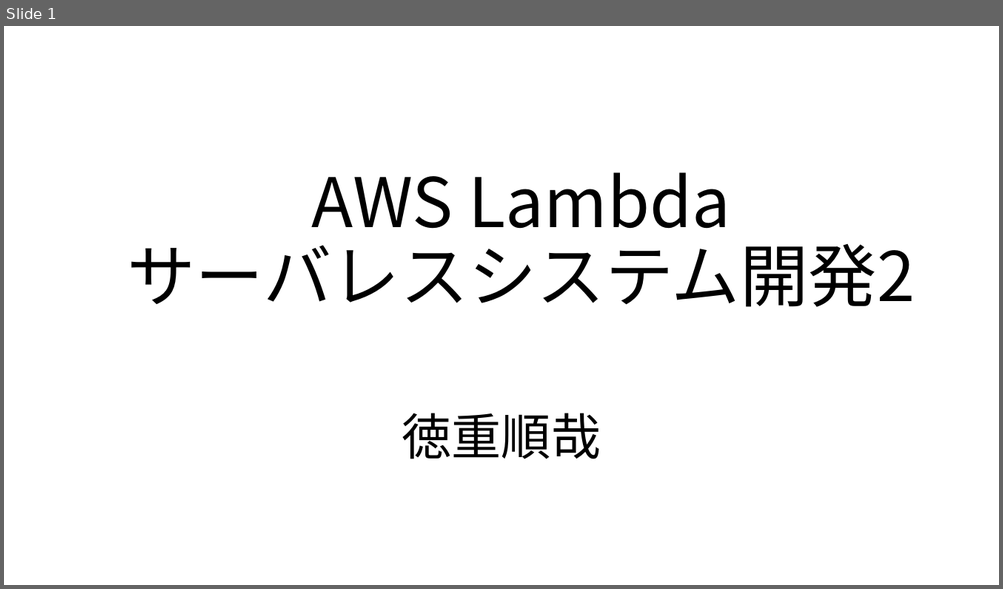
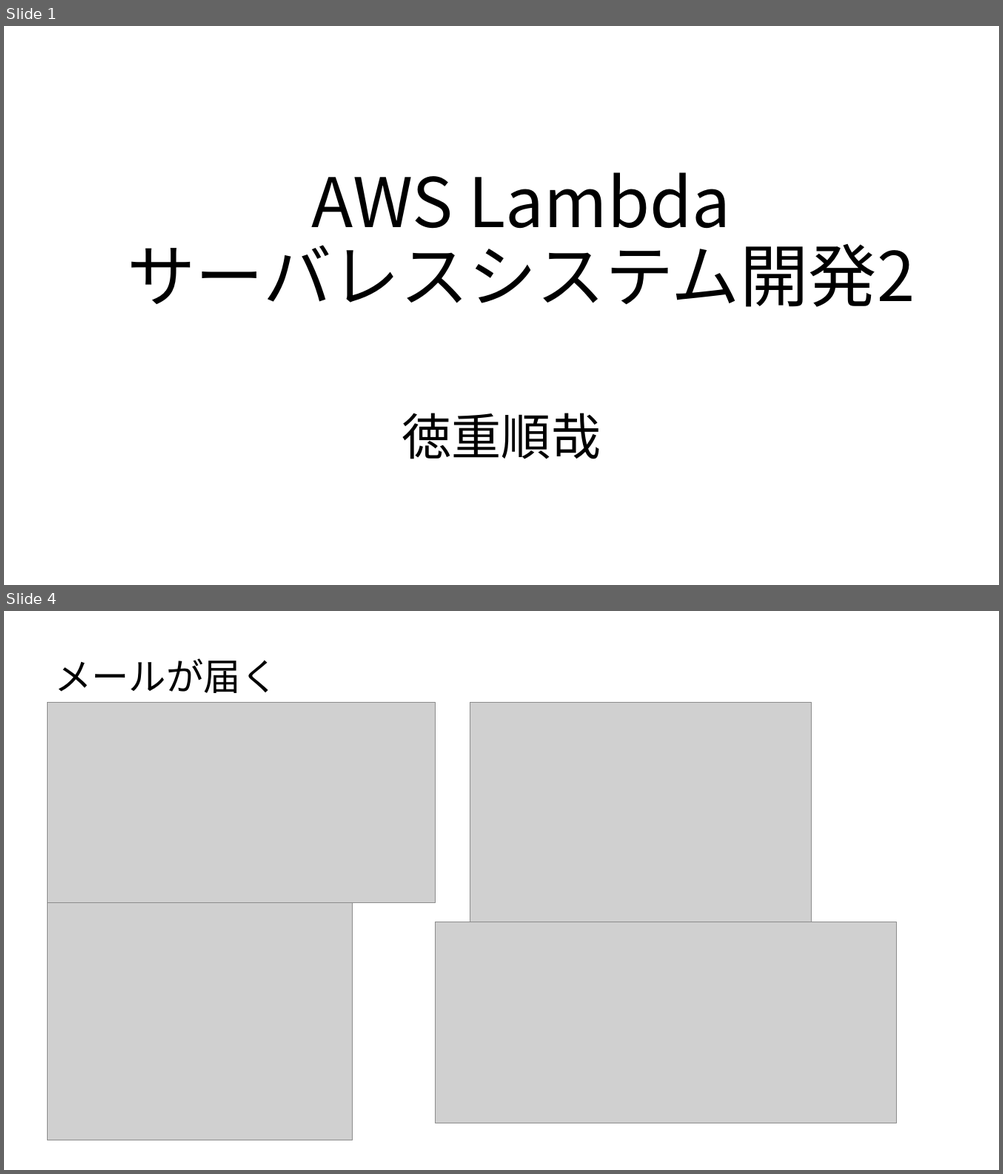
Before and after one commit to TokushigeJunya/test, a slide deck: AWSLambdaサーバレスシステム開発2.pptx. Shown one above the other, each under a label of ours: slide 1 before the commit, slides 1 and 4 after it; the slides between them are not shown. The pictures are 1003x589 and 1003x1174 pixels, drawn with LibreOffice and Linux fonts; fonts in the diff are those of the drawing; grey boxes stand for pictures. Boxes give left, top, right and bottom in pixels: in the first picture for what was removed or moved away, otherwise in the second. Text is boxed around its words. In the diff, an @@ line names an element or a change of style, - is before the commit and + after.

```diff
--- a/AWSLambdaサーバレスシステム開発2.pptx
+++ b/AWSLambdaサーバレスシステム開発2.pptx
@@ slide 4 added at [4,611,999,1170], background #FFFFFF @@
@@ text added at [54,658,278,693], 36 pt, text #000000 @@
+メールが届く
@@ picture added at [47,702,435,903] @@
@@ picture added at [469,702,811,922] @@
@@ picture added at [47,903,353,1141] @@
@@ picture added at [435,922,896,1124] @@
```
Also in this commit, not shown: 1 slide changed, 16 other slides added.
